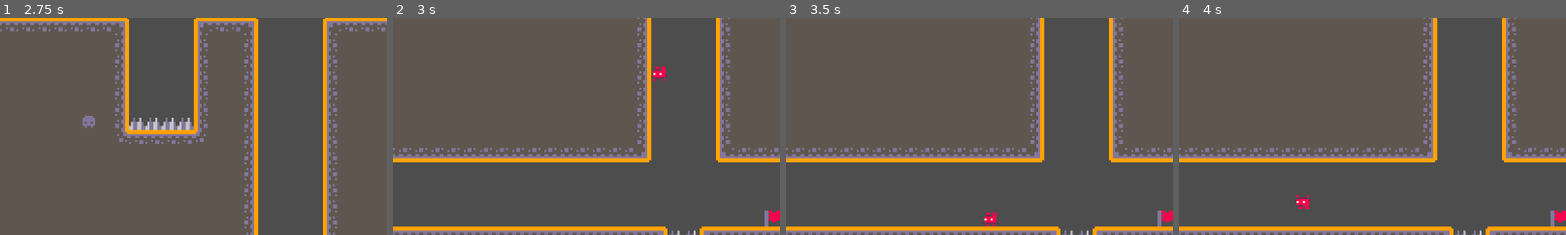
Above: before the commit, frames 1-4 (left to right).
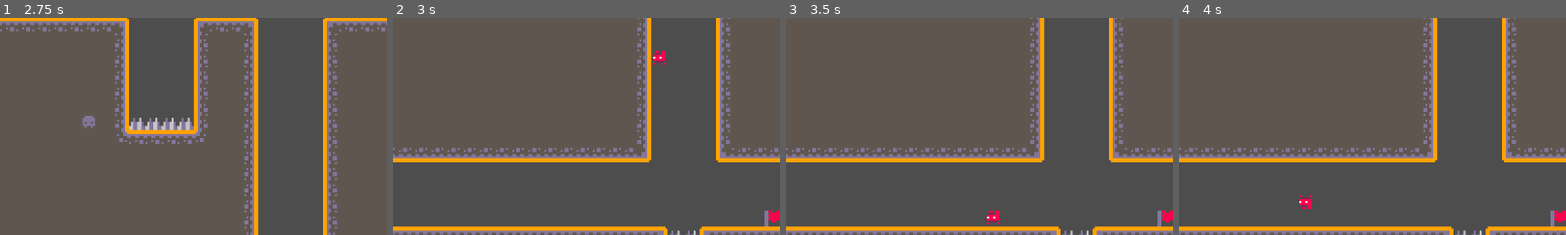
Above: after the commit, the same moments.

Repository: fredchien3/20-game-challenge
Game: Godot game, scene res://main/main.tscn
Same seed, same stepped clock (60 frames per second), same inputs: the game is played once before the commit and once after it.
Inputs:
- Up to frame 1 (2.75 s): tap Enter (ui_accept) at 0.5, 0.77, 1.25, 1.52, 2 s; hold Right (ui_right) 0.53-2.03 s; hold Left (ui_left) from 2.03 s (still down)
- Up to frame 2 (3 s): keep holding Left (ui_left)
- Up to frame 3 (3.5 s): keep holding Left (ui_left); tap Enter (ui_accept) at 3.02 s
- Up to frame 4 (4 s): keep holding Left (ui_left); tap Enter (ui_accept) at 3.77 s
The pictures show only the part of the screen within x 0-50%, y 19-69%; the shares and areas given below are measured in that part.

Frame 1 is identical in both runs. In frame 2, 0.4% of the frame differs, in the area x 66-71%, y 15-30%; in frame 3, 0.2%; in frame 4, 0.2%.

Commit message:
Change camera to poll player position

Diff:
--- a/6--vvvvvv/main/camera_2d.gd
+++ b/6--vvvvvv/main/camera_2d.gd
@@ -3,44 +3,24 @@
 @onready var start_position = position
 @onready var camera_width = get_viewport().size.x / zoom.x
 @onready var camera_height = get_viewport().size.y / zoom.y
-@onready var cooldown = 0.0
+@onready var camera_x_offset = camera_width / 2
+@onready var camera_y_offset = camera_height / 2
 
-# TBD: If camera desync becomes an issue due to player speed surpassing
-# the cooldown period, and the camera loses the player, a possible fix could be
-# to poll the player's position and center the camera on the nearest
-# camera-sized grid position that contains the player's position (math).
+var player
 
-func _process(delta: float) -> void:
-	if cooldown > 0.0: cooldown -= 0.1
+func _ready():
+	player = get_tree().get_nodes_in_group("player")[0]
 
-func _on_bottom_area_body_entered(body: Node2D) -> void:
-	if cooldown > 0: return
+func center_on(node):
+	var node_pos = node.global_position
 
-	if body.is_in_group("player"):
-		body.shift("down")
-		position.y += camera_height
-		cooldown = 3.0
+	var num_camera_widths = floor(node_pos.x / camera_width)
+	var num_camera_heights = floor(node_pos.y / camera_height)
 
-func _on_right_area_body_entered(body: Node2D) -> void:
-	if cooldown > 0: return
+	var x = (num_camera_widths * camera_width) + camera_x_offset
+	var y = (num_camera_heights * camera_height) + camera_y_offset
 
-	if body.is_in_group("player"):
-		body.shift("right")
-		position.x += camera_width
-		cooldown = 3.0
+	global_position = Vector2(x, y)
 
-func _on_top_area_body_entered(body: Node2D) -> void:
-	if cooldown > 0: return
-
-	if body.is_in_group("player"):
-		body.shift("up")
-		position.y -= camera_height
-		cooldown = 3.0
-
-func _on_left_area_body_entered(body: Node2D) -> void:
-	if cooldown > 0: return
-
-	if body.is_in_group("player"):
-		body.shift("left")
-		position.x -= camera_width
-		cooldown = 3.0
+func _on_timer_timeout() -> void:
+	if player: center_on(player)
--- a/6--vvvvvv/main/main.gd
+++ b/6--vvvvvv/main/main.gd
@@ -1,12 +1,13 @@
 extends Node2D
 
 var latest_checkpoint
+
 # Called when the node enters the scene tree for the first time.
 func _ready() -> void:
 	latest_checkpoint = null
 	var checkpoints = get_tree().get_nodes_in_group("checkpoints")
 	for checkpoint in checkpoints:
-		checkpoint.connect("checkpoint_reached", _on_checkpoint_entered, )
+		checkpoint.connect("checkpoint_reached", _on_checkpoint_entered)
 
 # Called every frame. 'delta' is the elapsed time since the previous frame.
 func _process(delta: float) -> void:
--- a/6--vvvvvv/main/main.tscn
+++ b/6--vvvvvv/main/main.tscn
@@ -1,26 +1,10 @@
-[gd_scene load_steps=10 format=4 uid="uid://bhrlvuch7heqs"]
+[gd_scene load_steps=6 format=4 uid="uid://bhrlvuch7heqs"]
 
 [ext_resource type="TileSet" uid="uid://csst3f3y35i38" path="res://main/main.tres" id="1_pjrb6"]
 [ext_resource type="Script" uid="uid://dvnhg6am166xr" path="res://main/main.gd" id="1_xwkvk"]
 [ext_resource type="PackedScene" uid="uid://3nsssrfp15wp" path="res://player/player.tscn" id="2_pjrb6"]
 [ext_resource type="Script" uid="uid://jn0nllgtfvcp" path="res://main/camera_2d.gd" id="4_c651c"]
 [ext_resource type="PackedScene" uid="uid://ducem6nk4n158" path="res://checkpoint/checkpoint.tscn" id="5_3wy1v"]
-
-[sub_resource type="SegmentShape2D" id="SegmentShape2D_c651c"]
-a = Vector2(-192, 0)
-b = Vector2(192, 0)
-
-[sub_resource type="SegmentShape2D" id="SegmentShape2D_3wy1v"]
-a = Vector2(112, -0.000244141)
-b = Vector2(-104, 0.000244141)
-
-[sub_resource type="SegmentShape2D" id="SegmentShape2D_kfbq2"]
-a = Vector2(-192, -0.000852966)
-b = Vector2(192, 0.000852966)
-
-[sub_resource type="SegmentShape2D" id="SegmentShape2D_4dugh"]
-a = Vector2(104, 0.000231012)
-b = Vector2(-112, -0.000248782)
 
 [node name="Main" type="Node2D"]
 texture_filter = 1
@@ -48,48 +32,9 @@
 script = ExtResource("4_c651c")
 metadata/_edit_lock_ = true
 
-[node name="BottomArea" type="Area2D" parent="Camera2D"]
-collision_layer = 0
-collision_mask = 4
-metadata/_edit_lock_ = true
-
-[node name="CollisionShape2D" type="CollisionShape2D" parent="Camera2D/BottomArea"]
-position = Vector2(0, 108)
-shape = SubResource("SegmentShape2D_c651c")
-metadata/_edit_lock_ = true
-
-[node name="RightArea" type="Area2D" parent="Camera2D"]
-collision_layer = 0
-collision_mask = 4
-metadata/_edit_lock_ = true
-
-[node name="CollisionShape2D" type="CollisionShape2D" parent="Camera2D/RightArea"]
-position = Vector2(192, 4)
-rotation = -1.57079
-shape = SubResource("SegmentShape2D_3wy1v")
-metadata/_edit_lock_ = true
-
-[node name="TopArea" type="Area2D" parent="Camera2D"]
-collision_layer = 0
-collision_mask = 4
-metadata/_edit_lock_ = true
-
-[node name="CollisionShape2D" type="CollisionShape2D" parent="Camera2D/TopArea"]
-position = Vector2(0, -108)
-rotation = 3.14159
-shape = SubResource("SegmentShape2D_kfbq2")
-metadata/_edit_lock_ = true
-
-[node name="LeftArea" type="Area2D" parent="Camera2D"]
-collision_layer = 0
-collision_mask = 4
-metadata/_edit_lock_ = true
-
-[node name="CollisionShape2D" type="CollisionShape2D" parent="Camera2D/LeftArea"]
-position = Vector2(-192, 4)
-rotation = 1.57079
-shape = SubResource("SegmentShape2D_4dugh")
-metadata/_edit_lock_ = true
+[node name="Timer" type="Timer" parent="Camera2D"]
+wait_time = 0.1
+autostart = true
 
 [node name="Checkpoint" parent="." instance=ExtResource("5_3wy1v")]
 position = Vector2(164, 36)
@@ -97,7 +42,4 @@
 [node name="Checkpoint2" parent="." instance=ExtResource("5_3wy1v")]
 position = Vector2(188, 356)
 
-[connection signal="body_entered" from="Camera2D/BottomArea" to="Camera2D" method="_on_bottom_area_body_entered"]
-[connection signal="body_entered" from="Camera2D/RightArea" to="Camera2D" method="_on_right_area_body_entered"]
-[connection signal="body_entered" from="Camera2D/TopArea" to="Camera2D" method="_on_top_area_body_entered"]
-[connection signal="body_entered" from="Camera2D/LeftArea" to="Camera2D" method="_on_left_area_body_entered"]
+[connection signal="timeout" from="Camera2D/Timer" to="Camera2D" method="_on_timer_timeout"]
